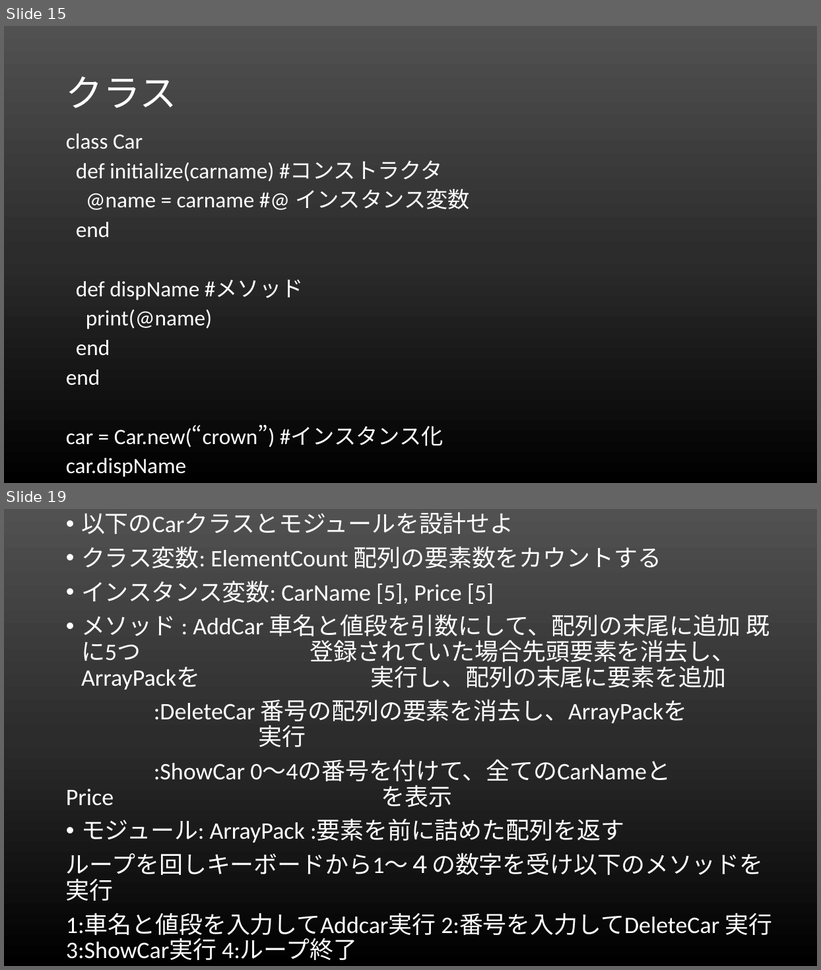
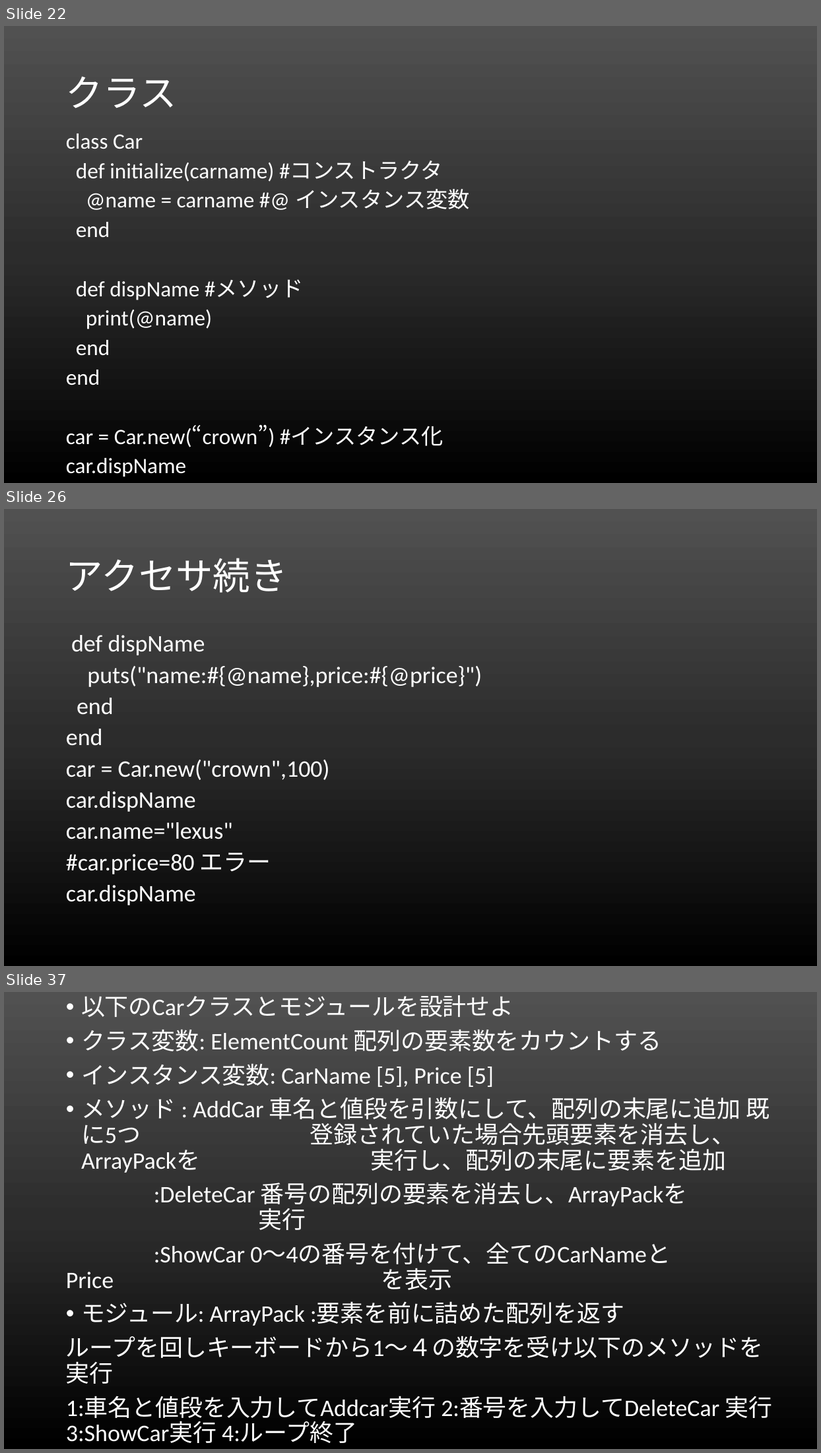
Before and after one commit to rubylecture/Rubylecture, a slide deck: Rubyレクチャー.pptx. Shown one above the other, each under a label of ours: slides 15 and 19 before the commit, slides 22, 26 and 37 after it; the slides between them are not shown. The pictures are 821x970 and 821x1453 pixels, drawn with LibreOffice and Linux fonts; fonts in the diff are those of the drawing. Boxes give left, top, right and bottom in pixels: in the first picture for what was removed or moved away, otherwise in the second. Text is boxed around its words. In the diff, an @@ line names an element or a change of style, - is before the commit and + after.

```diff
--- a/Rubyレクチャー.pptx
+++ b/Rubyレクチャー.pptx
@@ slide 26 added at (4, 509, 817, 966), background gradient #515151 to #2E2E2E to #000000 @@
@@ title added at (66, 558, 288, 593), 44 pt, text #FFFFFF @@
+アクセサ続き
@@ text added at (66, 635, 482, 906), 28 pt, text #FFFFFF @@
+def dispName
+puts("name:#{@name},price:#{@price}")
+end
+end
+car = Car.new("crown",100)
+car.dispName
+car.name="lexus"
+#car.price=80 エラー
+car.dispName
@@ what was slide 15 is now slide 22 @@
@@ what was slide 19 is now slide 37 @@
```
Also in this commit, not shown: 6 slides changed, 17 other slides added, 5 other files.
